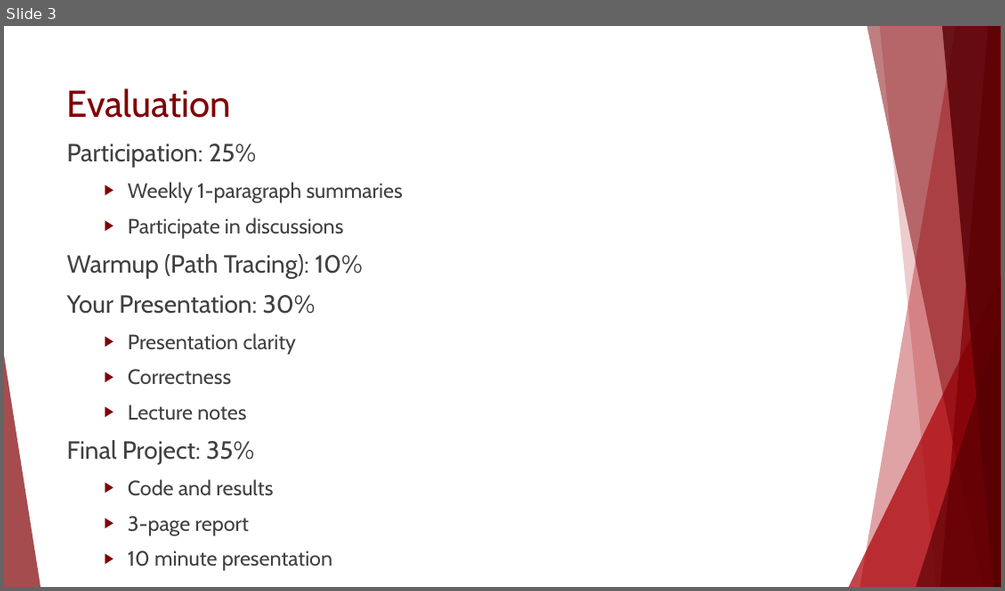
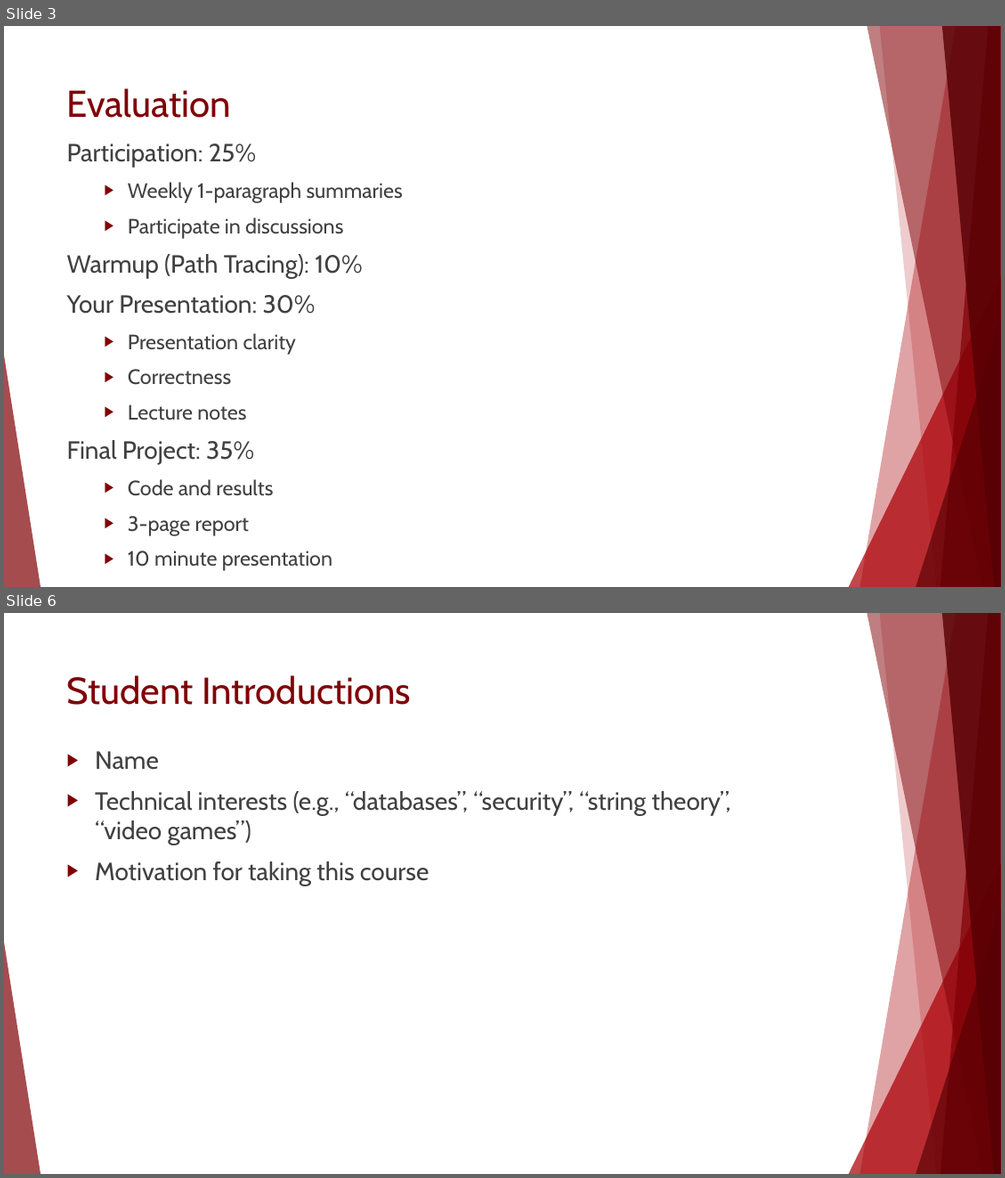
Before and after one commit to morgan3d/advanced-ray-tracing-course, a slide deck: welcome.pptx. Shown one above the other, each under a label of ours: slide 3 before the commit, slides 3 and 6 after it; the slides between them are not shown. The pictures are 1005x591 and 1005x1178 pixels, drawn with LibreOffice and Linux fonts; fonts in the diff are those of the drawing. Boxes give left, top, right and bottom in pixels: in the first picture for what was removed or moved away, otherwise in the second. Text is boxed around its words. In the diff, an @@ line names an element or a change of style, - is before the commit and + after.

```diff
--- a/welcome.pptx
+++ b/welcome.pptx
@@ slide 6 added at (4, 613, 1001, 1174), background #FFFFFF; not listed: 8 template elements that a slide beside it also shows @@
@@ title added at (67, 675, 411, 705), 36 pt, text #800005 @@
+Student Introductions
@@ text added at (95, 751, 731, 885), 24 pt, text #404040 @@
+▶ Name
+▶ Technical interests (e.g., “databases”, “security”, “string theory”, “video games”)
+▶ Motivation for taking this course
```
Also in this commit, not shown: 3 other slides added, 2 other files.
